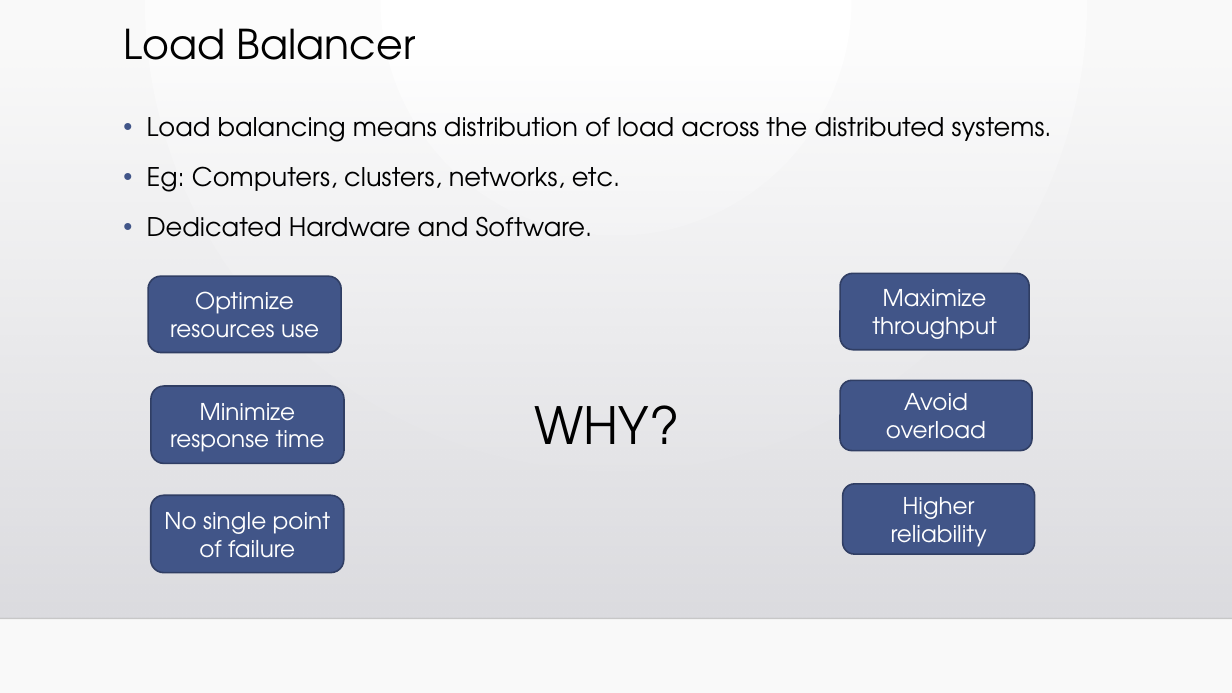
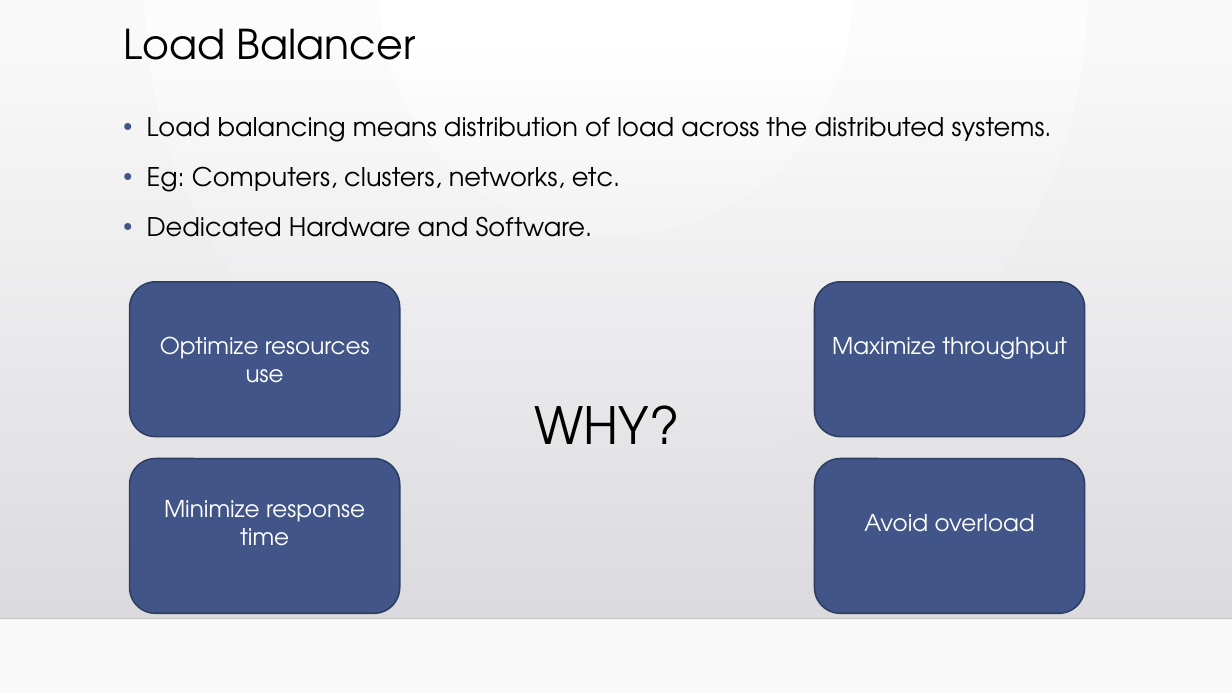
Before and after one commit to shishirkulkarni/DistributedSystems, a slide deck: slide 1 of Homework 9 - Distributed Applications/load_balancer.pptx. Drawn at 1232x693 pixels with LibreOffice and Linux fonts; fonts in the diff are those of the drawing; background and template pictures are left out. Boxes give left, top, right and bottom in pixels: in the first picture for what was removed or moved away, otherwise in the second. Text is boxed around its words. In the diff, an @@ line names an element or a change of style, - is before the commit and + after.

```diff
--- a/Homework 9 - Distributed Applications/load_balancer.pptx
+++ b/Homework 9 - Distributed Applications/load_balancer.pptx
@@ rounded rectangle "Optimize resources use": place and size @@
-rounded rectangle "Optimize resources use" at <box>148,276,341,353</box>
+rounded rectangle "Optimize resources use" at <box>129,282,399,436</box>
@@ rounded rectangle "Maximize throughput": place and size @@
-rounded rectangle "Maximize throughput" at <box>840,274,1030,350</box>
+rounded rectangle "Maximize throughput" at <box>815,282,1085,436</box>
@@ rounded rectangle "Minimize response time": place and size @@
-rounded rectangle "Minimize response time" at <box>151,386,344,464</box>
+rounded rectangle "Minimize response time" at <box>129,458,399,613</box>
@@ rounded rectangle "Avoid overload": place and size @@
-rounded rectangle "Avoid overload" at <box>840,381,1032,451</box>
+rounded rectangle "Avoid overload" at <box>815,458,1085,613</box>
@@ rounded rectangle removed at <box>151,495,344,573</box> @@
-No single point of failure
@@ rounded rectangle removed at <box>843,484,1035,555</box> @@
-Higher reliability
```
Also in this commit, not shown: 4 other slides changed, 1 slide added, 8 slides removed.
